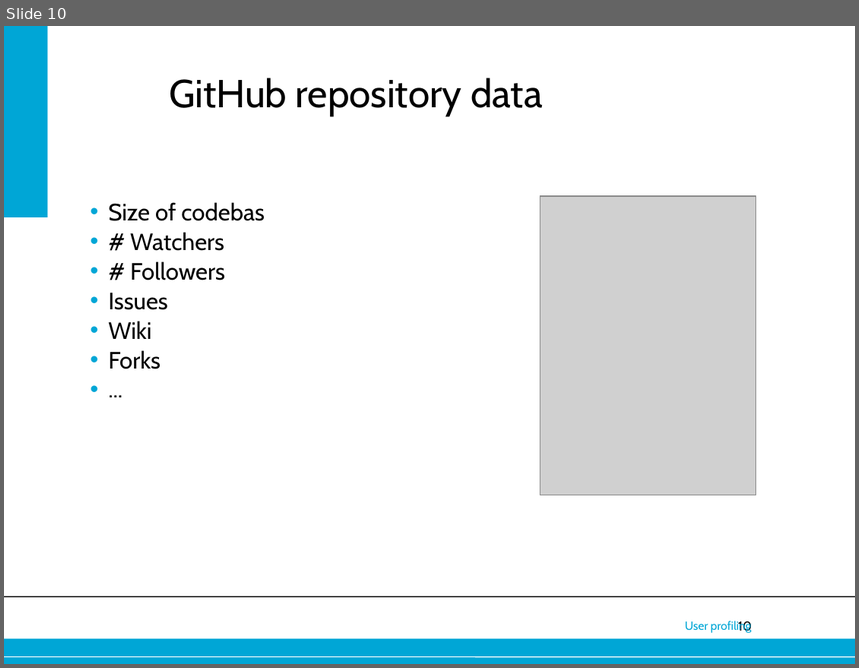
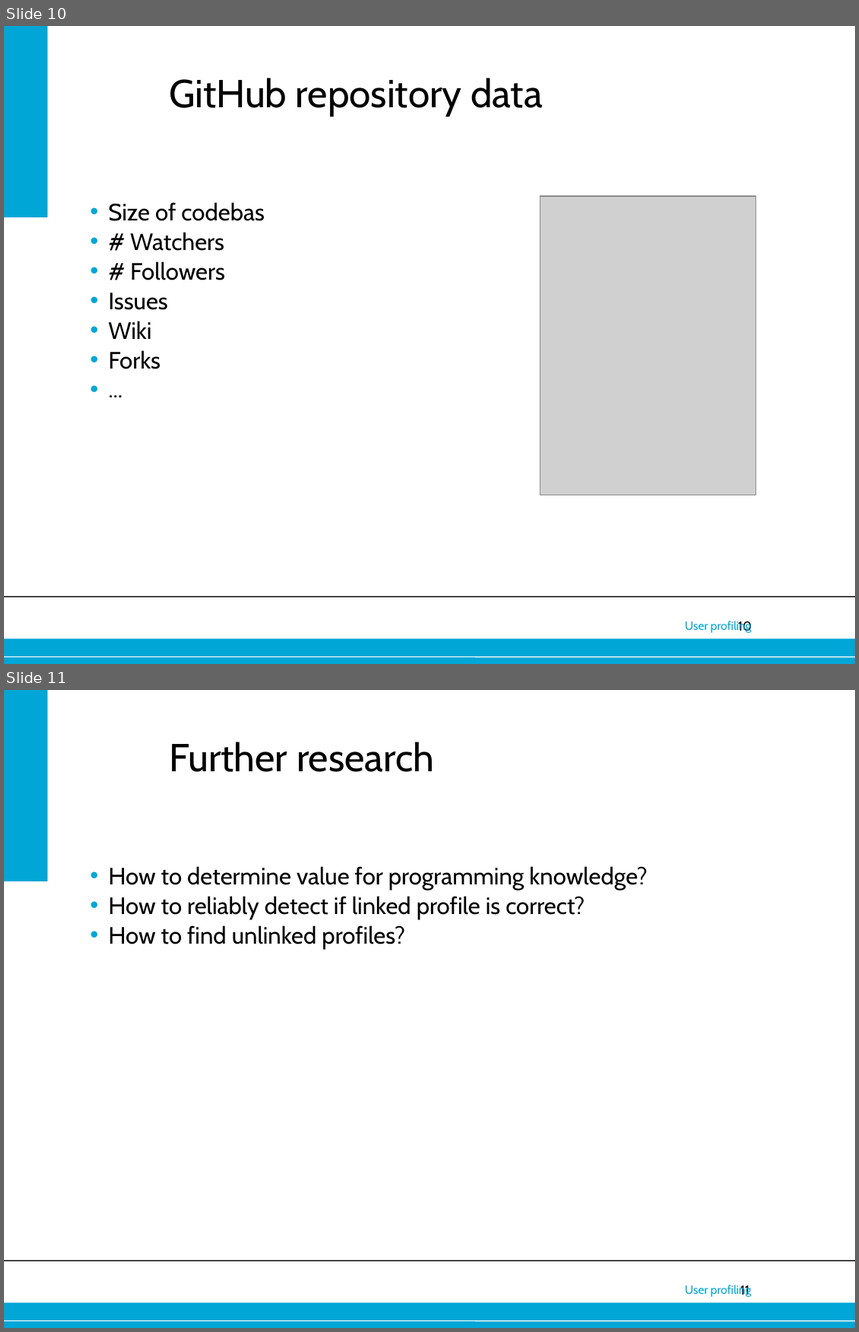
Before and after one commit to joostverdoorn/IN4334, a slide deck: assignment3/msr_pres2.odp. Shown one above the other, each under a label of ours: slide 10 before the commit, slides 10 and 11 after it. The pictures are 859x668 and 859x1332 pixels, drawn with LibreOffice and Linux fonts; fonts in the diff are those of the drawing; grey boxes stand for pictures; background and template pictures are left out. Boxes give left, top, right and bottom in pixels: in the first picture for what was removed or moved away, otherwise in the second. Text is boxed around its words. In the diff, an @@ line names an element or a change of style, - is before the commit and + after.

Commit message:
further research slide

```diff
--- a/assignment3/msr_pres2.odp
+++ b/assignment3/msr_pres2.odp
@@ slide 11 added at [4,690,855,1328], background #FFFFFF; not listed: 6 template elements that a slide beside it also shows @@
@@ title added at [169,742,434,772], 33 pt, text #000000 @@
+Further research
@@ text added at [108,866,648,949], 20 pt, text #000000 @@
+• How to determine value for programming knowledge?
+• How to reliably detect if linked profile is correct?
+• How to find unlinked profiles?
```
